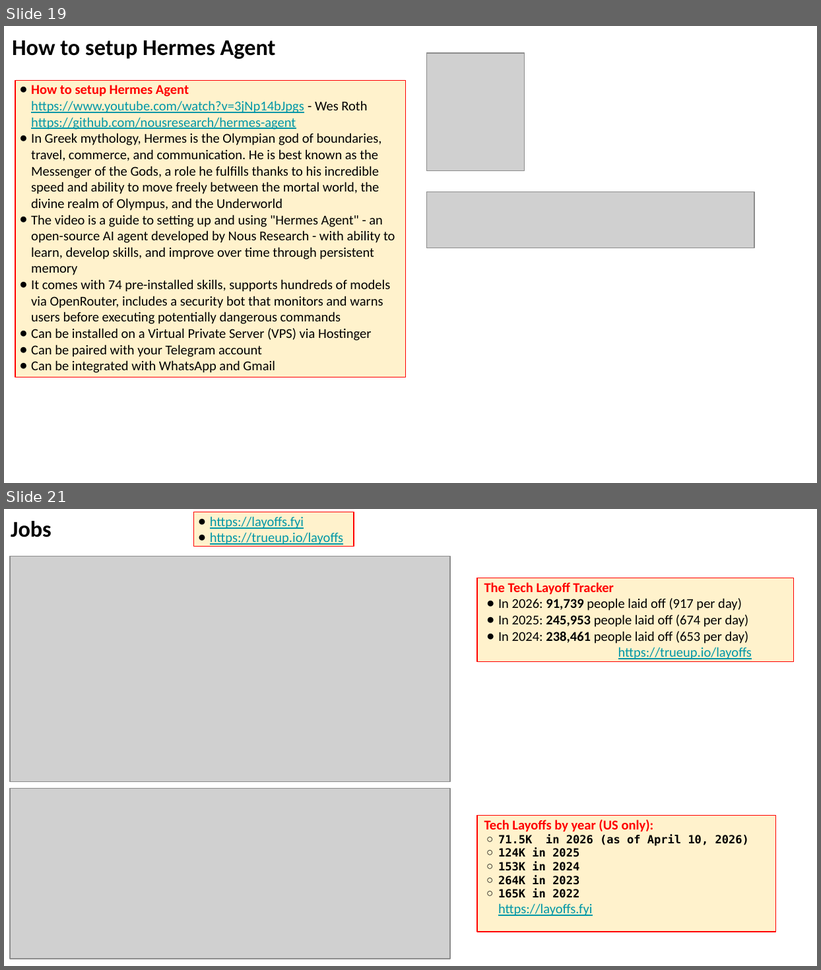
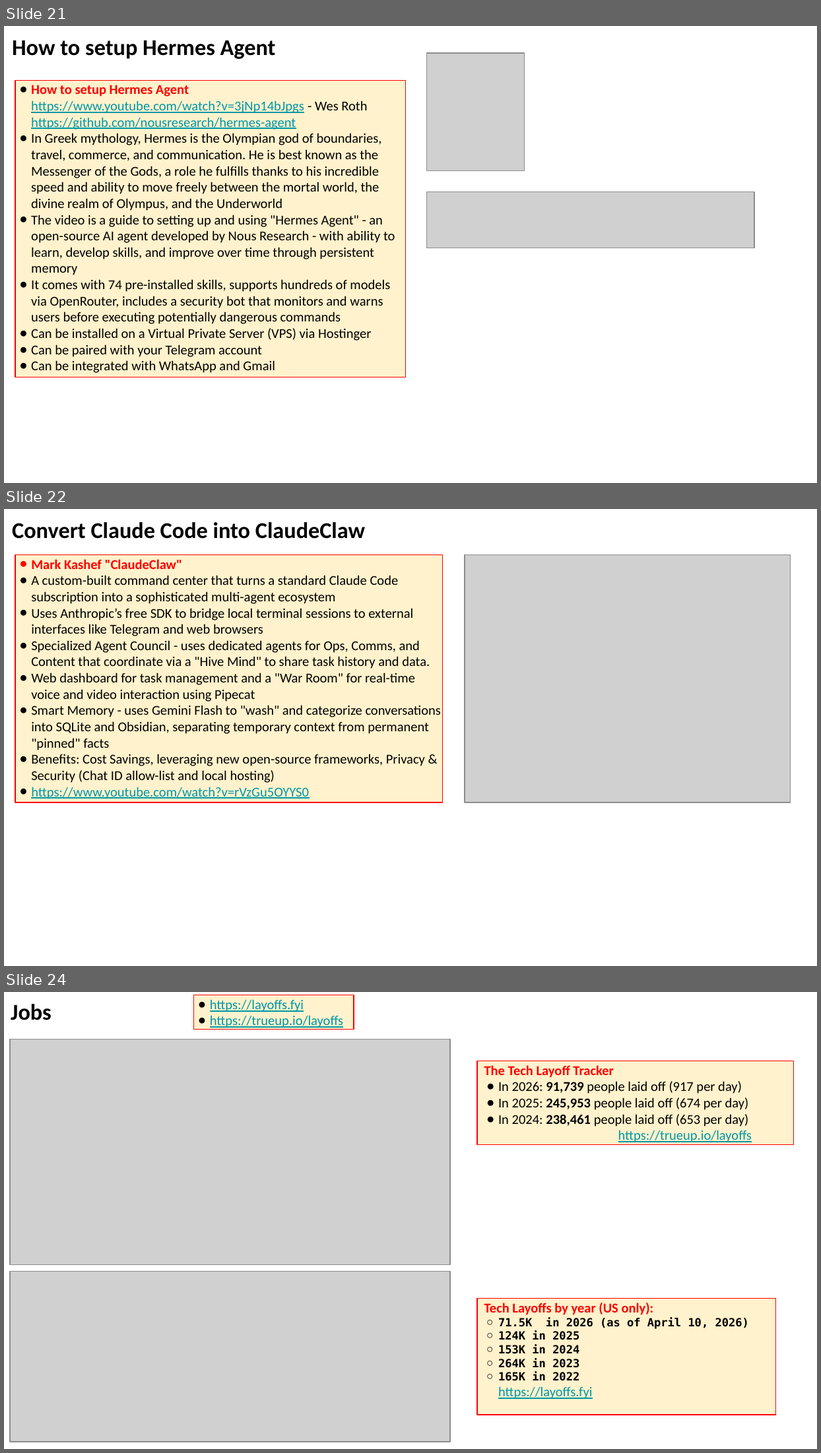
Before and after one commit to lselector/seminar, a slide deck: 2026/2026-04-17-AI-Updates.pptx. Shown one above the other, each under a label of ours: slides 19 and 21 before the commit, slides 21, 22 and 24 after it; the slides between them are not shown. The pictures are 821x970 and 821x1453 pixels, drawn with LibreOffice and Linux fonts; fonts in the diff are those of the drawing; grey boxes stand for pictures. Boxes give left, top, right and bottom in pixels: in the first picture for what was removed or moved away, otherwise in the second. Text is boxed around its words. In the diff, an @@ line names an element or a change of style, - is before the commit and + after.

```diff
--- a/2026/2026-04-17-AI-Updates.pptx
+++ b/2026/2026-04-17-AI-Updates.pptx
@@ slide 22 added at [4,509,817,966], background #FFFFFF @@
@@ text added at [12,522,365,539], 20 pt, text #000000, bold @@
+Convert Claude Code into ClaudeClaw
@@ rectangle added at [15,555,443,803], fill #FFF2CC, outline #FF0000 0.75 pt, 12 pt, text #000000 @@
+● Mark Kashef "ClaudeClaw"
+● A custom-built command center that turns a standard Claude Code subscription into a sophisticated multi-agent ecosystem
+● Uses Anthropic’s free SDK to bridge local terminal sessions to external interfaces like Telegram and web browsers
+● Specialized Agent Council - uses dedicated agents for Ops, Comms, and Content that coordinate via a "Hive Mind" to share task history and data.
+● Web dashboard for task management and a "War Room" for real-time voice and video interaction using Pipecat
+● Smart Memory - uses Gemini Flash to "wash" and categorize conversations into SQLite and Obsidian, separating temporary context from permanent "pinned" facts
+● Benefits: Cost Savings, leveraging new open-source frameworks, Privacy & Security (Chat ID allow-list and local hosting)
+● https://www.youtube.com/watch?v=rVzGu5OYYS0
@@ picture added at [464,555,789,803] @@
@@ what was slide 19 is now slide 21 @@
@@ what was slide 21 is now slide 24 @@
```
Also in this commit, not shown: 10 slides changed, 3 other slides added, 1 slide removed.
